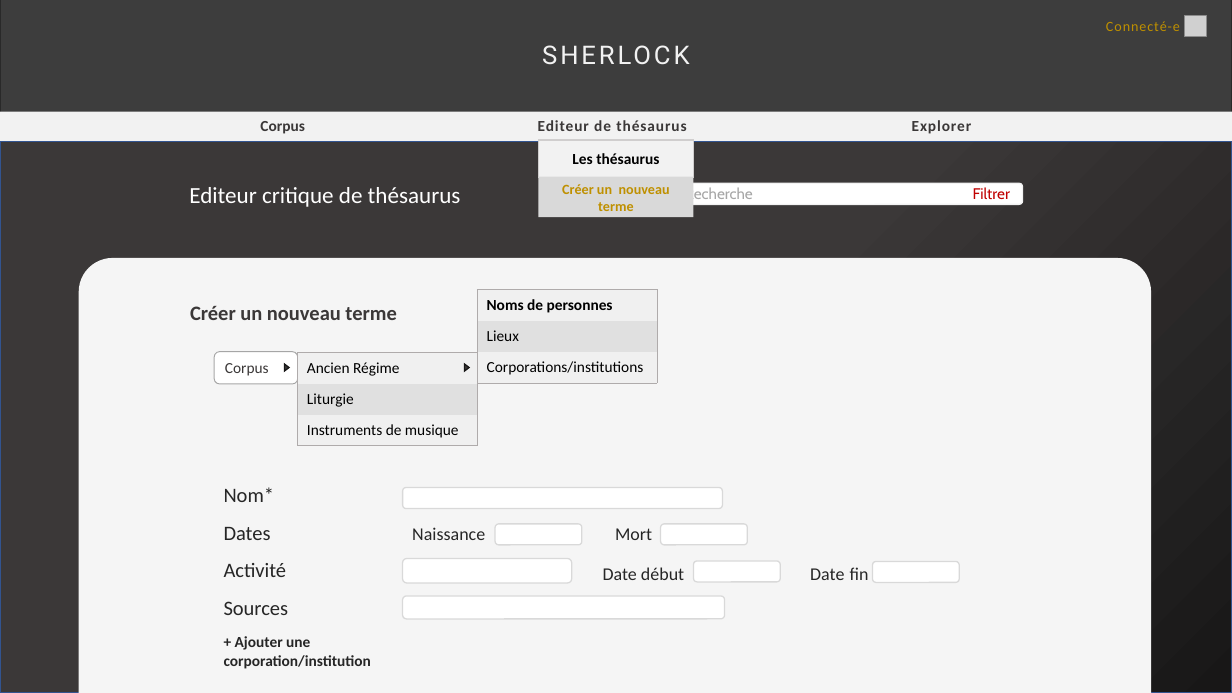
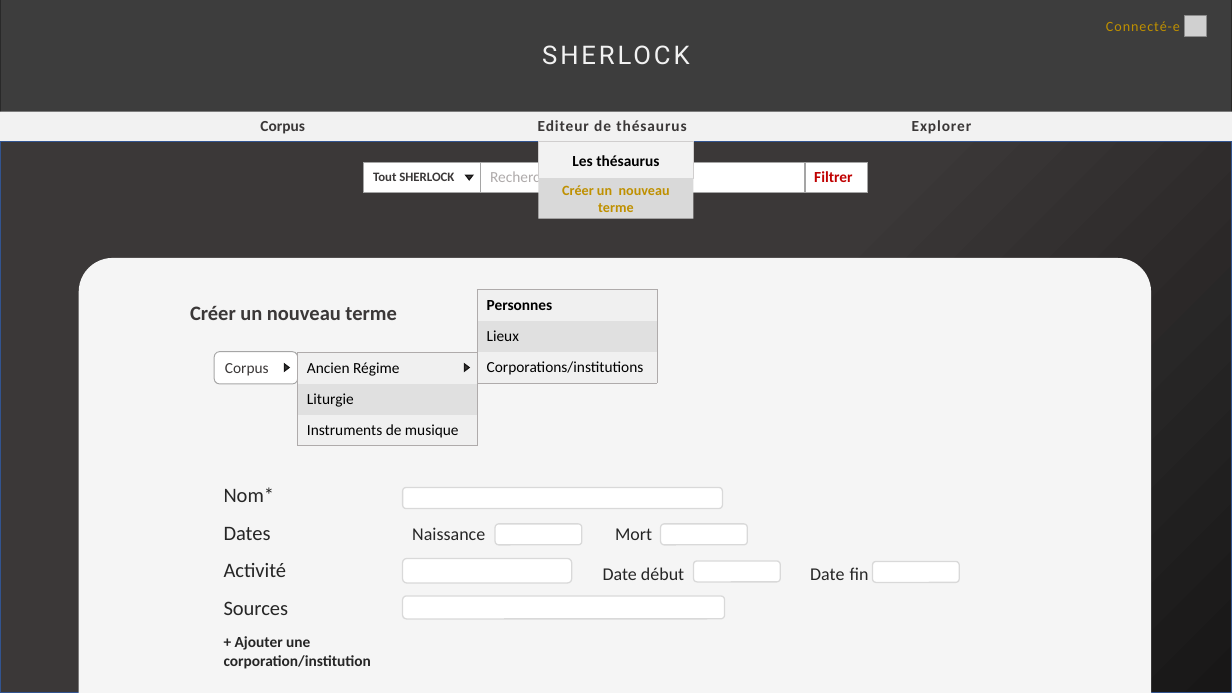
Before and after one commit to Amleth/SHERLOCK, a slide deck: slide 10 of modélisation/mercure-galant-thésaurus-ancien-régime/Ecrans.pptx (slide 11 before the commit). Drawn at 1232x693 pixels with LibreOffice and Linux fonts; fonts in the diff are those of the drawing; grey boxes stand for pictures. Boxes give left, top, right and bottom in pixels: in the first picture for what was removed or moved away, otherwise in the second. Text is boxed around its words. In the diff, an @@ line names an element or a change of style, - is before the commit and + after.

```diff
--- a/modélisation/mercure-galant-thésaurus-ancien-régime/Ecrans.pptx
+++ b/modélisation/mercure-galant-thésaurus-ancien-régime/Ecrans.pptx
@@ table added at [364,163,869,192], 1 rows, 3 columns @@
+Tout SHERLOCK | Recherche | Filtrer
@@ triangle added at [466,176,473,180], fill #3B3838, outline #181717 1 pt @@
@@ text removed at [189,187,461,207] @@
-Editeur critique de thésaurus
@@ rounded rectangle removed at [675,183,1022,204] @@
-Recherche Filtrer
@@ table at [478,290,657,384] @@
-row 1, column 1: Noms de personnes
+row 1, column 1: Personnes
```
Also in this commit, not shown: 10 other slides changed, 1 slide removed, 1 other file.
